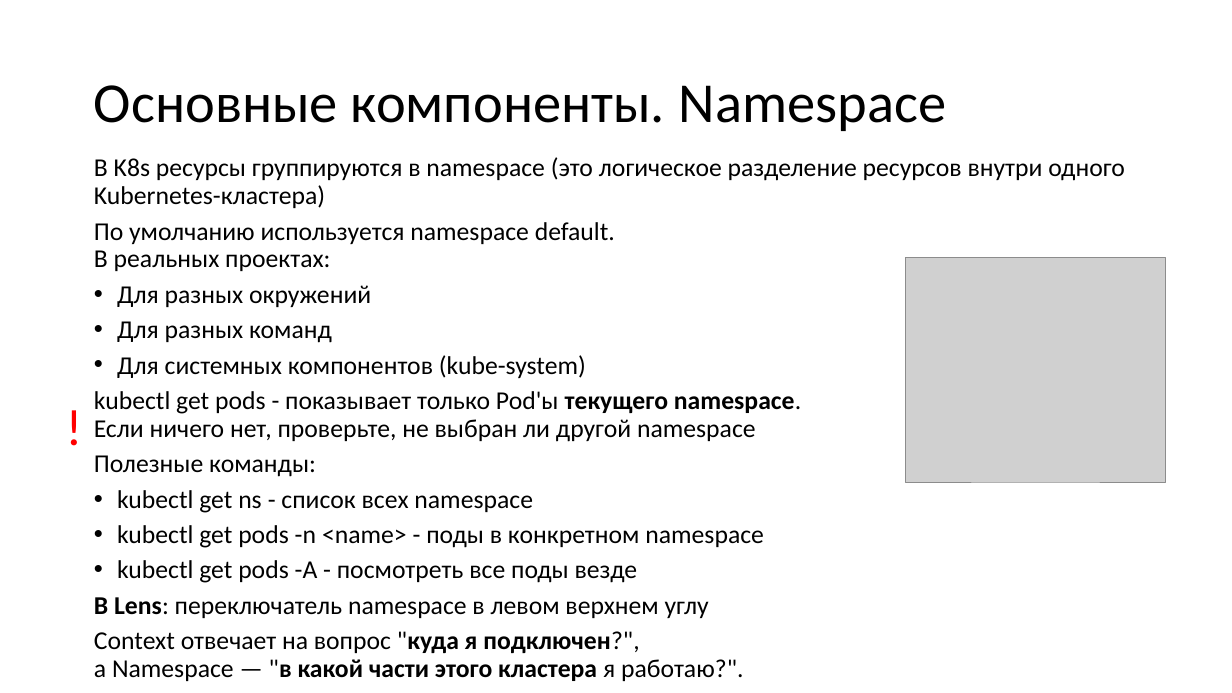
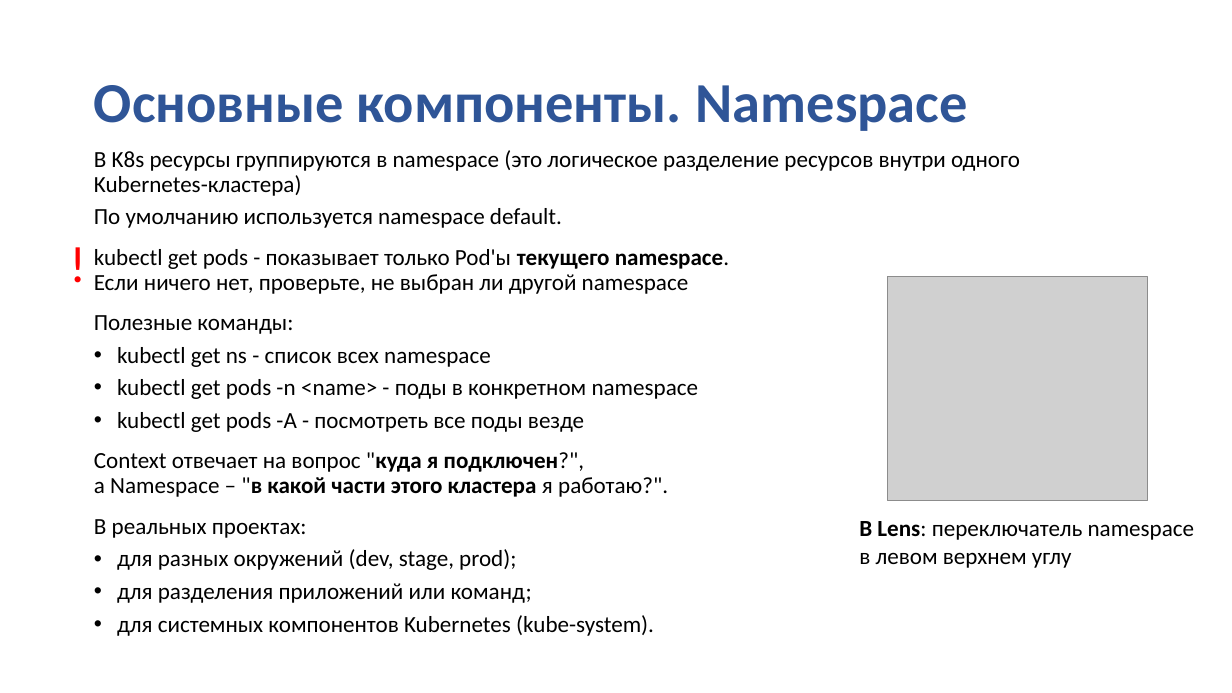
Before and after one commit to SobinaAA/K8S, a slide deck: slide 8 of slides/K8s.pptx. Drawn at 1232x693 pixels with LibreOffice and Linux fonts; fonts in the diff are those of the drawing; grey boxes stand for pictures; background and template pictures are left out. Boxes give left, top, right and bottom in pixels: in the first picture for what was removed or moved away, otherwise in the second. Text is boxed around its words. In the diff, an @@ line names an element or a change of style, - is before the commit and + after.

```diff
--- a/slides/K8s.pptx
+++ b/slides/K8s.pptx
@@ title "Основные компоненты. Namespace" at [94, 85, 968, 131]: text colour #000000 to #2F5597, bold on @@
@@ text "В K8s ресурсы группируются в ...": place and size @@
-text "В K8s ресурсы группируются в ..." at [94, 157, 1125, 681]
+text "В K8s ресурсы группируются в ..." at [94, 150, 1020, 636]
@@ text at [94, 150, 1020, 432]: size 20 to 18 pt in "В K8s ресурсы группируются в namespace (это ...", "kubectl get pods - показывает только Pod'ы ...", "Полезные команды:", "kubectl get ns - список всех namespace" and 2 more places; more space between paragraphs @@
@@ text at [94, 208, 562, 228]: text changed; size 20 to 18 pt @@
-По умолчанию используется namespace default.
-В реальных проектах:
-• Для разных окружений
-• Для разных команд
-• Для системных компонентов (kube-system)
+По умолчанию используется namespace default.
@@ text "!": place and size @@
-text "!" at [56, 390, 91, 461]
+text "!" at [60, 226, 95, 298]
@@ picture: place and size @@
-picture at [906, 258, 1165, 482]
+picture at [887, 276, 1147, 501]
@@ text at [94, 452, 668, 636]: text changed; size 20 to 18 pt @@
-В Lens: переключатель namespace в левом верхнем углу
-Context отвечает на вопрос "куда я подключен?",
-а Namespace — "в какой части этого кластера я работаю?".
+Context отвечает на вопрос "куда я подключен?",
+а Namespace – "в какой части этого кластера я работаю?".
+В реальных проектах:
+• для разных окружений (dev, stage, prod);
+• для разделения приложений или команд;
+• для системных компонентов Kubernetes (kube-system).
@@ text added at [859, 521, 1195, 568], 18 pt, text #000000 @@
+В Lens: переключатель namespace в левом верхнем углу
```
Also in this commit, not shown: 24 other slides changed, 1 other file.
